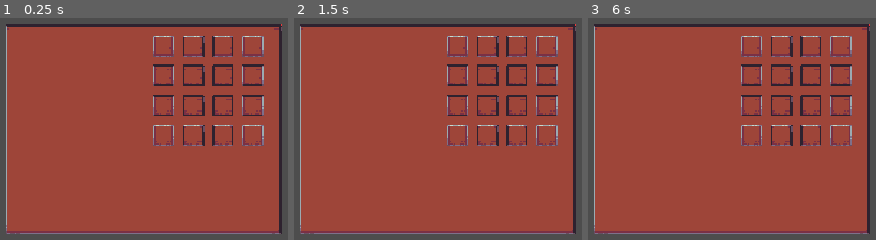
Above: before the commit, frames 1-3 (left to right).
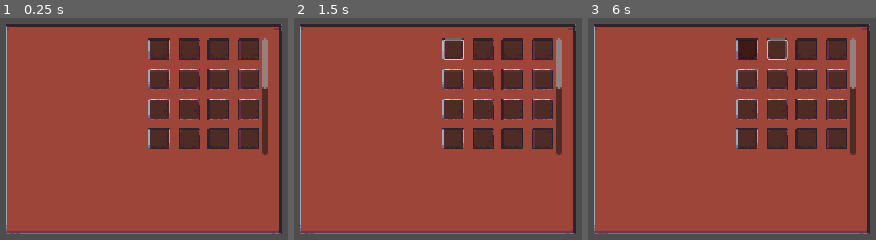
Above: after the commit, the same moments.

Repository: soufih/Dodot_Demo
Game: Godot game, scene res://UI/Bag_UI/bag.tscn
Two runs of this game, one before a commit and one after it. Both use one fixed random seed, a clock stepped at 60 frames per second and the inputs below. This scene is started directly instead of the project's main scene.
Inputs (mouse positions are in pixels of both pictures, inside the frame that each line leads up to):
- Up to frame 1 (0.25 s): no input
- Up to frame 2 (1.5 s): click (452, 49) at 0.52 s; tap Enter at 1.25 s; move the mouse to (outside the picture) at 1.27 s; hold D (MoveRight) from 1.28 s (still down); tap J (Attack) at 1.35 s; click (outside the picture) at 1.42 s
- Up to frame 3 (6 s): tap W (Jump) at 1.52, 4.52 s; release D (MoveRight) at 2 s; tap Space at 2, 3.5, 5 s; drag from (outside the picture) to (694, 213) at 2.02 s; tap Enter at 2.75, 4.25 s; move the mouse to (815, 24) at 2.77 s; hold A (MoveLeft) 2.78-3.5 s; hold Shift 2.78-3.5 s; click (815, 24) at 2.92 s; drag from (694, 213) to (outside the picture) at 3.52 s; move the mouse to (outside the picture) at 4.27 s; hold D (MoveRight) 4.28-5 s; tap Z at 4.35 s; click (outside the picture) at 4.42 s; drag from (outside the picture) to (outside the picture) at 5.02 s; move the mouse to (775, 124) at 5.77 s; hold D (MoveRight) from 5.78 s (still down); tap Tab at 5.85 s; click (775, 124) at 5.92 s

The runs differ from the first frame. In frame 1, 15% of the frame differs, in the area x 51-94%, y 8-62%; in frame 2, 15%; in frame 3, 15%.
Error before the commit: Attempt to call function 'get_line' in base 'null instance' on a null instance. (res://Script/System/LevelGenerator.gd:44)
Error after the commit: Invalid assignment of property or key 'global_position' with value of type 'Vector2' on a base object of type 'null instance'. (res://Script/UI_Script/slot.gd:…

Commit message:
bag_item_ui

Diff:
--- a/Rescource/Data/WeaponPorpertyLog.tres
+++ b/Rescource/Data/WeaponPorpertyLog.tres
@@ -2,6 +2,12 @@
 
 [ext_resource type="Script" uid="uid://db328o465i0bl" path="res://Script/Base/DamagePorperty.gd" id="1_mucyj"]
 [ext_resource type="Script" uid="uid://cpt8u300mfdw0" path="res://Script/Base/WeaponPorperty.gd" id="2_3sl5b"]
+
+[sub_resource type="Resource" id="Resource_5gcyl"]
+script = ExtResource("1_mucyj")
+Damage = 20.0
+ImpactForce = 10.0
+metadata/_custom_type_script = "uid://db328o465i0bl"
 
 [sub_resource type="Resource" id="Resource_mucyj"]
 script = ExtResource("1_mucyj")
@@ -15,18 +21,12 @@
 script = ExtResource("1_mucyj")
 metadata/_custom_type_script = "uid://db328o465i0bl"
 
-[sub_resource type="Resource" id="Resource_5gcyl"]
-script = ExtResource("1_mucyj")
-Damage = 20.0
-ImpactForce = 10.0
-metadata/_custom_type_script = "uid://db328o465i0bl"
-
 [resource]
 script = ExtResource("2_3sl5b")
-Weapon = {
+Weapon = Dictionary[String, ExtResource("1_mucyj")]({
 "Sword": SubResource("Resource_5gcyl"),
 "a": SubResource("Resource_mucyj"),
 "b": SubResource("Resource_k2vi8"),
 "c": SubResource("Resource_qviqq")
-}
+})
 metadata/_custom_type_script = "uid://cpt8u300mfdw0"
--- a/Script/System/BackpackSystem.gd
+++ b/Script/System/BackpackSystem.gd
@@ -6,7 +6,7 @@
 var Amounts:Dictionary[Vector2i, int]#[(id, index), amount]， 记录各物品数量
 
 var ContianerX: int = 4
-var ContianerY: int = 4
+var ContianerY: int = 10
 @onready var MaxContianer: int = ContianerX *ContianerY
 var CurrentContianer: int = 0
 
--- a/Script/System/LevelGenerator.gd
+++ b/Script/System/LevelGenerator.gd
@@ -7,7 +7,7 @@
 func _ready() -> void:
 	randomize()
 	prepare_generating()
-	assemble_room(0)
+
 
 func prepare_generating():
 	load_level_room_log()
--- /dev/null
+++ b/Script/UI_Script/slot.gd
@@ -0,0 +1,44 @@
+extends Button
+
+var temporary_item_position:Vector2i = Vector2i(0,0)
+var temporary_item_amount:Vector2i = Vector2i(0,0)
+var temporary_item_texture:Texture2D = get_button_icon()
+var button_down_sign = false
+
+func _process(delta: float) -> void:
+	if button_down_sign:
+		button_down_sign = false
+		temporary_item_texture.global_position = get_global_mouse_position()
+
+
+func _on_button_down() -> void:
+	print(get_mouse_position())
+	button_down_sign = true
+
+func _on_button_up() -> void:
+	pass # Replace with function body.
+
+
+func get_item():
+	#获取鼠标点击格子位置
+	var target_position:Vector2i = get_mouse_position()
+	#获取信息
+	var target_amount:Vector2i = BackpackSystem.get_item(target_position)
+	var target_texture:Texture2D = get_button_icon()
+	#存储信息
+	restore_item(target_position,target_amount,target_texture)
+	print(temporary_item_position)
+
+
+func get_mouse_position()->Vector2i:
+	var serial_number = get_parent().get_index()
+	var column = get_parent().get_parent().get_columns()
+	var x = serial_number / column + 1
+	var y = serial_number % column + 1
+	return Vector2i(x,y)
+
+
+func restore_item(target_postion:Vector2i,target_amount:Vector2i,target_texture:Texture2D):
+	temporary_item_position = target_postion
+	temporary_item_amount = target_amount
+	temporary_item_texture = target_texture
--- /dev/null
+++ b/UI/Bag_UI/bag.gd
@@ -0,0 +1,13 @@
+extends Control
+
+class_name Backpack
+
+
+@onready var grid_container = $PanelContainer/VBoxContainer/HBoxContainer/Item_Bag/ScrollContainer/GridContainer
+
+
+func _ready() -> void:
+	var max_contianer = BackpackSystem.get_max_contianer()
+	var slot = load("uid://6oby8ergpaw7")
+	for i in range(0, max_contianer):
+		grid_container.add_child(slot.instantiate())
--- a/UI/Bag_UI/bag.tscn
+++ b/UI/Bag_UI/bag.tscn
@@ -1,5 +1,6 @@
-[gd_scene load_steps=5 format=3 uid="uid://b12ujb2p2b4v"]
+[gd_scene load_steps=6 format=3 uid="uid://b12ujb2p2b4v"]
 
+[ext_resource type="Script" uid="uid://4jhmk7fxlbu0" path="res://UI/Bag_UI/bag.gd" id="1_1285k"]
 [ext_resource type="Texture2D" uid="uid://mulibc6w686r" path="res://Rescource/UI/Fantasy-UI.png" id="1_d2dm1"]
 
 [sub_resource type="AtlasTexture" id="AtlasTexture_1285k"]
@@ -13,9 +14,7 @@
 texture_margin_right = 15.0
 texture_margin_bottom = 15.0
 
-[sub_resource type="AtlasTexture" id="AtlasTexture_d2dm1"]
-atlas = ExtResource("1_d2dm1")
-region = Rect2(128.40524, 160.00008, 31.594757, 31.999924)
+[sub_resource type="Theme" id="Theme_1285k"]
 
 [node name="Bag" type="Control"]
 layout_mode = 3
@@ -24,6 +23,7 @@
 anchor_bottom = 1.0
 grow_horizontal = 2
 grow_vertical = 2
+script = ExtResource("1_1285k")
 
 [node name="PanelContainer" type="PanelContainer" parent="."]
 layout_mode = 1
@@ -53,79 +53,24 @@
 [node name="Item_Bag" type="MarginContainer" parent="PanelContainer/VBoxContainer/HBoxContainer"]
 layout_mode = 2
 size_flags_horizontal = 3
+theme_override_constants/margin_left = 5
+theme_override_constants/margin_top = 5
+theme_override_constants/margin_right = 5
+theme_override_constants/margin_bottom = 5
 
-[node name="GridContainer" type="GridContainer" parent="PanelContainer/VBoxContainer/HBoxContainer/Item_Bag"]
+[node name="ScrollContainer" type="ScrollContainer" parent="PanelContainer/VBoxContainer/HBoxContainer/Item_Bag"]
+layout_mode = 2
+size_flags_horizontal = 3
+theme = SubResource("Theme_1285k")
+
+[node name="GridContainer" type="GridContainer" parent="PanelContainer/VBoxContainer/HBoxContainer/Item_Bag/ScrollContainer"]
 layout_mode = 2
 size_flags_horizontal = 4
-size_flags_vertical = 0
+size_flags_vertical = 4
 theme_override_constants/h_separation = 12
 theme_override_constants/v_separation = 12
 columns = 4
 
-[node name="TextureRect" type="TextureRect" parent="PanelContainer/VBoxContainer/HBoxContainer/Item_Bag/GridContainer"]
-layout_mode = 2
-texture = SubResource("AtlasTexture_d2dm1")
-
-[node name="TextureRect2" type="TextureRect" parent="PanelContainer/VBoxContainer/HBoxContainer/Item_Bag/GridContainer"]
-layout_mode = 2
-texture = SubResource("AtlasTexture_d2dm1")
-
-[node name="TextureRect3" type="TextureRect" parent="PanelContainer/VBoxContainer/HBoxContainer/Item_Bag/GridContainer"]
-layout_mode = 2
-texture = SubResource("AtlasTexture_d2dm1")
-
-[node name="TextureRect4" type="TextureRect" parent="PanelContainer/VBoxContainer/HBoxContainer/Item_Bag/GridContainer"]
-layout_mode = 2
-texture = SubResource("AtlasTexture_d2dm1")
-
-[node name="TextureRect5" type="TextureRect" parent="PanelContainer/VBoxContainer/HBoxContainer/Item_Bag/GridContainer"]
-layout_mode = 2
-texture = SubResource("AtlasTexture_d2dm1")
-
-[node name="TextureRect6" type="TextureRect" parent="PanelContainer/VBoxContainer/HBoxContainer/Item_Bag/GridContainer"]
-layout_mode = 2
-texture = SubResource("AtlasTexture_d2dm1")
-
-[node name="TextureRect7" type="TextureRect" parent="PanelContainer/VBoxContainer/HBoxContainer/Item_Bag/GridContainer"]
-layout_mode = 2
-texture = SubResource("AtlasTexture_d2dm1")
-
-[node name="TextureRect8" type="TextureRect" parent="PanelContainer/VBoxContainer/HBoxContainer/Item_Bag/GridContainer"]
-layout_mode = 2
-texture = SubResource("AtlasTexture_d2dm1")
-
-[node name="TextureRect9" type="TextureRect" parent="PanelContainer/VBoxContainer/HBoxContainer/Item_Bag/GridContainer"]
-layout_mode = 2
-texture = SubResource("AtlasTexture_d2dm1")
-
-[node name="TextureRect10" type="TextureRect" parent="PanelContainer/VBoxContainer/HBoxContainer/Item_Bag/GridContainer"]
-layout_mode = 2
-texture = SubResource("AtlasTexture_d2dm1")
-
-[node name="TextureRect11" type="TextureRect" parent="PanelContainer/VBoxContainer/HBoxContainer/Item_Bag/GridContainer"]
-layout_mode = 2
-texture = SubResource("AtlasTexture_d2dm1")
-
-[node name="TextureRect12" type="TextureRect" parent="PanelContainer/VBoxContainer/HBoxContainer/Item_Bag/GridContainer"]
-layout_mode = 2
-texture = SubResource("AtlasTexture_d2dm1")
-
-[node name="TextureRect13" type="TextureRect" parent="PanelContainer/VBoxContainer/HBoxContainer/Item_Bag/GridContainer"]
-layout_mode = 2
-texture = SubResource("AtlasTexture_d2dm1")
-
-[node name="TextureRect14" type="TextureRect" parent="PanelContainer/VBoxContainer/HBoxContainer/Item_Bag/GridContainer"]
-layout_mode = 2
-texture = SubResource("AtlasTexture_d2dm1")
-
-[node name="TextureRect15" type="TextureRect" parent="PanelContainer/VBoxContainer/HBoxContainer/Item_Bag/GridContainer"]
-layout_mode = 2
-texture = SubResource("AtlasTexture_d2dm1")
-
-[node name="TextureRect16" type="TextureRect" parent="PanelContainer/VBoxContainer/HBoxContainer/Item_Bag/GridContainer"]
-layout_mode = 2
-texture = SubResource("AtlasTexture_d2dm1")
-
 [node name="AttributeValue_Bag" type="MarginContainer" parent="PanelContainer/VBoxContainer"]
 layout_mode = 2
 size_flags_vertical = 3
--- /dev/null
+++ b/UI/Bag_UI/slot.tscn
@@ -0,0 +1,23 @@
+[gd_scene load_steps=4 format=3 uid="uid://6oby8ergpaw7"]
+
+[ext_resource type="Texture2D" uid="uid://mulibc6w686r" path="res://Rescource/UI/Fantasy-UI.png" id="1_ypyr3"]
+[ext_resource type="Script" uid="uid://uennhv0xsk13" path="res://Script/UI_Script/slot.gd" id="2_2purt"]
+
+[sub_resource type="AtlasTexture" id="AtlasTexture_2purt"]
+atlas = ExtResource("1_ypyr3")
+region = Rect2(128.40524, 160.00008, 31.594757, 31.999924)
+
+[node name="TextureRect" type="TextureRect"]
+texture = SubResource("AtlasTexture_2purt")
+
+[node name="Button" type="Button" parent="."]
+layout_mode = 0
+offset_left = 3.0
+offset_top = 3.0
+offset_right = 29.0
+offset_bottom = 29.0
+toggle_mode = true
+script = ExtResource("2_2purt")
+
+[connection signal="button_down" from="Button" to="Button" method="_on_button_down"]
+[connection signal="button_up" from="Button" to="Button" method="_on_button_up"]
Not shown, added: Script/UI_Script/slot.gd.uid
Not shown, added: UI/Bag_UI/bag.gd.uid
Not shown, added: UI/Bag_UI/bag.tscn7450065247.tmp
Not shown, added: UI/Bag_UI/bag.tscn7617479323.tmp
